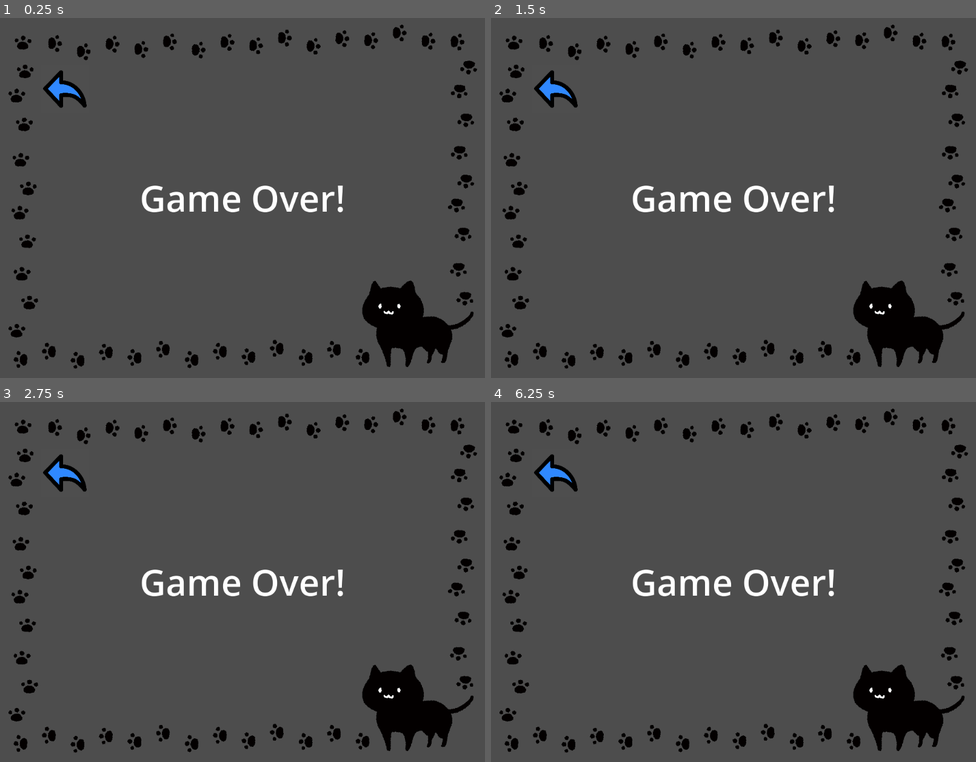
Above: before the commit, frames 1-4 (two rows, left to right).
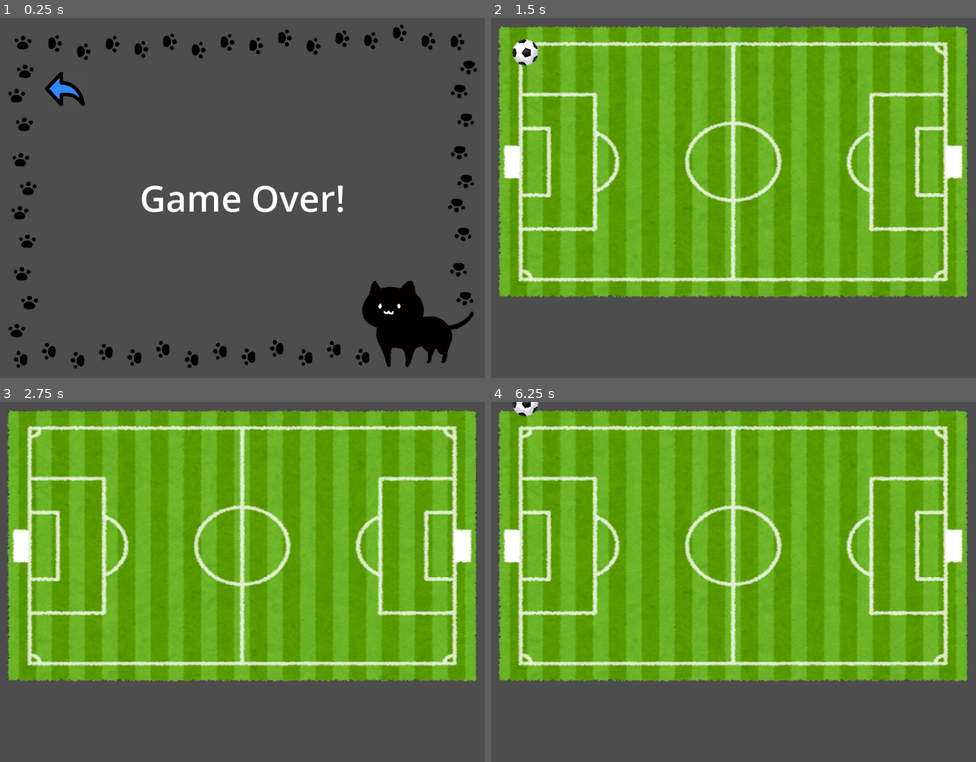
Above: after the commit, the same moments.

Repository: Youho1/Neko2D
Game: Godot game, scene res://Scene/result_menu/result_menu.tscn
Two runs of this game, one before a commit and one after it. Both use one fixed random seed, a clock stepped at 60 frames per second and the inputs below. The project has no main scene, so this scene is started directly.
Inputs (mouse positions are in pixels of both pictures, inside the frame that each line leads up to):
- Up to frame 1 (0.25 s): no input
- Up to frame 2 (1.5 s): click (554, 90) at 0.52 s; click (733, 198) at 1.25 s, where only the run after the commit has a clickable "Play"
- Up to frame 3 (2.75 s): tap Enter (ui_accept) at 2, 2.27 s; move the mouse to (349, 564) at 2.02 s; hold Up (ui_up) from 2.03 s (still down); click (349, 564) at 2.1 s
- Up to frame 4 (6.25 s): tap Enter (ui_accept) at 2.75, 3.02, 4.25, 4.52, 5, 5.27, 5.75, 6.02 s; move the mouse to (636, 600) at 2.77 s; release Up (ui_up) at 2.78 s; hold Down (ui_down) 2.78-3.53 s; click (636, 600) at 2.85 s; move the mouse to (782, 502) at 3.52 s; hold Up (ui_up) 3.53-5.03 s; click (782, 502) at 3.6 s; move the mouse to (709, 654) at 4.27 s; click (709, 654) at 4.35 s; move the mouse to (879, 636) at 5.02 s; hold Down (ui_down) from 5.03 s (still down); click (879, 636) at 5.1 s; move the mouse to (588, 528) at 5.77 s; click (588, 528) at 5.85 s

The runs differ from the first frame. In frame 1, 0.1% of the frame differs, in the area x 8-18%, y 14-25%; in frame 2, 76%; in frame 3, 76%; in frame 4, 76%, in the area x 1-99%, y 0-98%.

Commit message:
簡潔なリザルト画面を作った。

Diff:
--- /dev/null
+++ b/Neko2D/Code/ResultMenu/Result.gd
@@ -0,0 +1,18 @@
+extends CanvasLayer
+
+@onready var result : Control = $result
+# Called when the node enters the scene tree for the first time.
+func _ready():
+	pass # Replace with function body.
+
+
+# Called every frame. 'delta' is the elapsed time since the previous frame.
+func _process(delta):
+	pass
+
+
+
+
+func _on_button_pressed():
+	get_tree().change_scene_to_file("res://Scene/MainMenu/main_menu.tscn")
+	pass # Replace with function body.
--- a/Neko2D/Scene/result_menu/new_theme.tres
+++ b/Neko2D/Scene/result_menu/new_theme.tres
@@ -1,10 +1,57 @@
 [gd_resource type="Theme" load_steps=5 format=3 uid="uid://b44hsg432fxir"]
 
-[sub_resource type="StyleBoxFlat" id="StyleBoxFlat_t83tg"]
+[sub_resource type="StyleBoxFlat" id="StyleBoxFlat_jdhsj"]
+content_margin_left = 8.0
+content_margin_top = 8.0
+content_margin_right = 8.0
+content_margin_bottom = 8.0
+bg_color = Color(0.580392, 0.552941, 0.878431, 0.717647)
+border_width_left = 4
+border_width_top = 4
+border_width_right = 4
+border_width_bottom = 4
+border_color = Color(0.92549, 0.713726, 0.956863, 1)
+border_blend = true
+corner_radius_top_left = 4
+corner_radius_top_right = 4
+corner_radius_bottom_right = 4
+corner_radius_bottom_left = 4
+expand_margin_left = 4.0
+expand_margin_top = 4.0
+expand_margin_right = 4.0
+expand_margin_bottom = 4.0
 
 [sub_resource type="StyleBoxFlat" id="StyleBoxFlat_in5ns"]
+bg_color = Color(0.580392, 0.552941, 0.878431, 0)
+border_width_left = 4
+border_width_top = 4
+border_width_right = 4
+border_width_bottom = 4
+corner_radius_top_left = 4
+corner_radius_top_right = 4
+corner_radius_bottom_right = 4
+corner_radius_bottom_left = 4
+expand_margin_left = 4.0
+expand_margin_top = 4.0
+expand_margin_right = 4.0
+expand_margin_bottom = 4.0
 
-[sub_resource type="StyleBoxFlat" id="StyleBoxFlat_hgu2c"]
+[sub_resource type="StyleBoxFlat" id="StyleBoxFlat_u572j"]
+bg_color = Color(0.545098, 0.552941, 0.92549, 0.607843)
+border_width_left = 4
+border_width_top = 4
+border_width_right = 4
+border_width_bottom = 4
+border_color = Color(0.92549, 0.713726, 0.956863, 1)
+border_blend = true
+corner_radius_top_left = 4
+corner_radius_top_right = 4
+corner_radius_bottom_right = 4
+corner_radius_bottom_left = 4
+expand_margin_left = 4.0
+expand_margin_top = 4.0
+expand_margin_right = 4.0
+expand_margin_bottom = 4.0
 
 [sub_resource type="StyleBoxFlat" id="StyleBoxFlat_oraqu"]
 bg_color = Color(0.247059, 0.247059, 0.247059, 0)
@@ -13,28 +60,28 @@
 AcceptDialog/constants/buttons_separation = 0
 AcceptDialog/styles/panel = null
 BoxContainer/constants/separation = 0
-Button/colors/font_color = Color(0, 0, 0, 1)
-Button/colors/font_disabled_color = Color(0, 0, 0, 1)
-Button/colors/font_focus_color = Color(0, 0, 0, 1)
-Button/colors/font_hover_color = Color(0, 0, 0, 1)
+Button/colors/font_color = Color(0.901961, 0.768627, 0.866667, 1)
+Button/colors/font_disabled_color = Color(0.647059, 0.647059, 0.647059, 1)
+Button/colors/font_focus_color = Color(0.976471, 0.819608, 0.980392, 1)
+Button/colors/font_hover_color = Color(0.929412, 0.639216, 0.823529, 1)
 Button/colors/font_hover_pressed_color = Color(0, 0, 0, 1)
 Button/colors/font_outline_color = Color(0, 0, 0, 1)
 Button/colors/font_pressed_color = Color(0, 0, 0, 1)
 Button/colors/icon_disabled_color = Color(0, 0, 0, 1)
 Button/colors/icon_focus_color = Color(0, 0, 0, 1)
-Button/colors/icon_hover_color = Color(0, 0, 0, 1)
-Button/colors/icon_hover_pressed_color = Color(0, 0, 0, 1)
-Button/colors/icon_normal_color = Color(0, 0, 0, 1)
-Button/colors/icon_pressed_color = Color(0, 0, 0, 1)
+Button/colors/icon_hover_color = Color(0.823529, 0.823529, 0.823529, 1)
+Button/colors/icon_hover_pressed_color = Color(1, 1, 1, 1)
+Button/colors/icon_normal_color = Color(1, 1, 1, 1)
+Button/colors/icon_pressed_color = Color(0.623529, 0.560784, 0.956863, 0.627451)
 Button/constants/h_separation = 0
 Button/constants/outline_size = 0
 Button/font_sizes/font_size = 16
 Button/fonts/font = null
 Button/styles/disabled = null
 Button/styles/focus = null
-Button/styles/hover = SubResource("StyleBoxFlat_t83tg")
+Button/styles/hover = SubResource("StyleBoxFlat_jdhsj")
 Button/styles/normal = SubResource("StyleBoxFlat_in5ns")
-Button/styles/pressed = SubResource("StyleBoxFlat_hgu2c")
+Button/styles/pressed = SubResource("StyleBoxFlat_u572j")
 CheckBox/colors/font_color = Color(0, 0, 0, 1)
 CheckBox/colors/font_disabled_color = Color(0, 0, 0, 1)
 CheckBox/colors/font_focus_color = Color(0, 0, 0, 1)
--- a/Neko2D/Scene/result_menu/result_menu.tscn
+++ b/Neko2D/Scene/result_menu/result_menu.tscn
@@ -1,7 +1,8 @@
-[gd_scene load_steps=4 format=3 uid="uid://dfhvw4fqbkxkj"]
+[gd_scene load_steps=5 format=3 uid="uid://dfhvw4fqbkxkj"]
 
 [ext_resource type="Texture2D" uid="uid://cykgvtcu5qpxm" path="res://Scene/result_menu/result.png" id="1_1ou21"]
 [ext_resource type="Texture2D" uid="uid://b08duqrvkqbdc" path="res://Scene/result_menu/back_icon_155778.png" id="2_ctp21"]
+[ext_resource type="Script" path="res://Code/ResultMenu/Result.gd" id="2_iid67"]
 [ext_resource type="Theme" uid="uid://b44hsg432fxir" path="res://Scene/result_menu/new_theme.tres" id="2_smada"]
 
 [node name="Result_menu" type="Node"]
@@ -16,6 +17,7 @@
 expand_mode = 1
 
 [node name="CanvasLayer" type="CanvasLayer" parent="."]
+script = ExtResource("2_iid67")
 
 [node name="result" type="Control" parent="CanvasLayer"]
 layout_mode = 3
@@ -52,8 +54,10 @@
 [node name="MarginContainer" type="MarginContainer" parent="CanvasLayer/result/PanelContainer"]
 layout_mode = 2
 
-[node name="TextureButton" type="TextureButton" parent="CanvasLayer/result/PanelContainer/MarginContainer"]
+[node name="Button" type="Button" parent="CanvasLayer/result/PanelContainer/MarginContainer"]
+clip_contents = true
 layout_mode = 2
-texture_normal = ExtResource("2_ctp21")
-ignore_texture_size = true
-stretch_mode = 4
+icon = ExtResource("2_ctp21")
+expand_icon = true
+
+[connection signal="pressed" from="CanvasLayer/result/PanelContainer/MarginContainer/Button" to="CanvasLayer" method="_on_button_pressed"]
Not shown: 1 places in Neko2D/Scene/Player/slipper_tmp.tscn that only renumber resources
